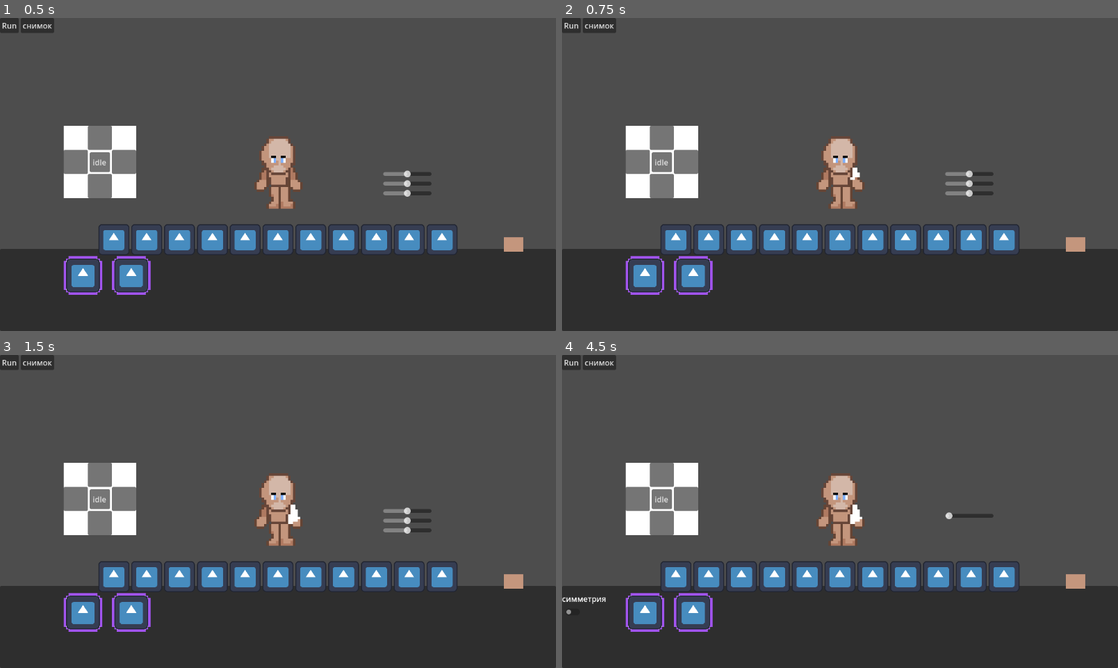
Above: before the commit, frames 1-4 (two rows, left to right).
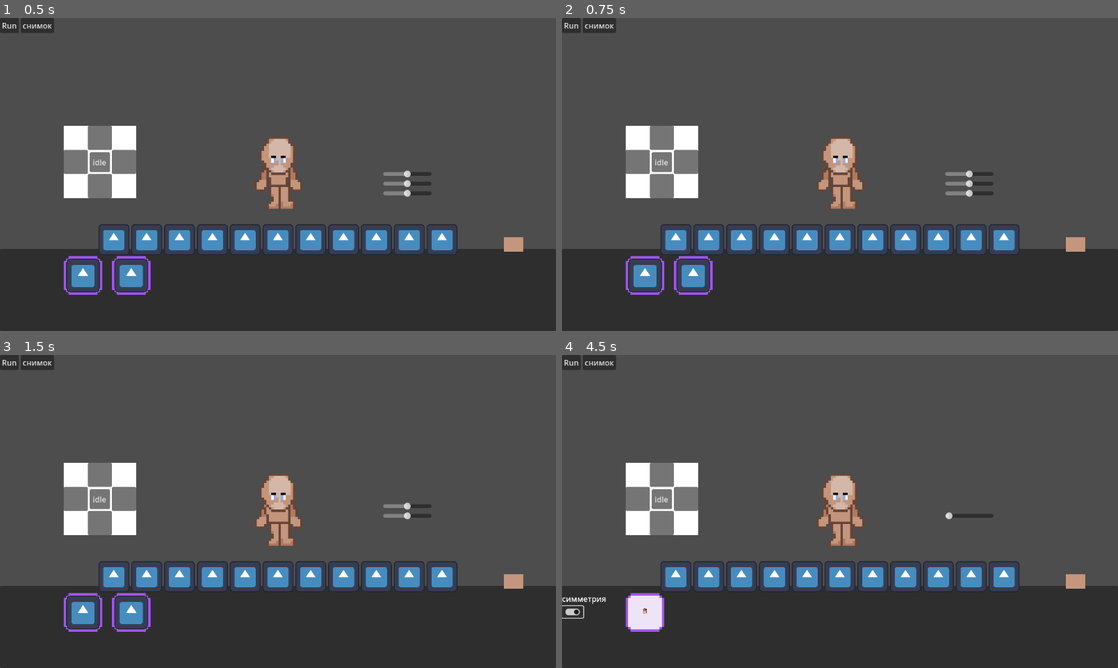
Above: after the commit, the same moments.

Repository: p1petto/CharacterMakerNew
Game: Godot game, scene res://Scenes/maker.tscn
Same seed, same stepped clock (60 frames per second), same inputs: the game is played once before the commit and once after it. The engine's default icon, where the game draws it, is replaced by a stand-in: a white triangle on a blue panel in a dark square.
Inputs (mouse positions are in pixels of both pictures, inside the frame that each line leads up to):
- Up to frame 1 (0.5 s): no input
- Up to frame 2 (0.75 s): click (645, 274) at 0.52 s
- Up to frame 3 (1.5 s): click (133, 611) at 1.27 s
- Up to frame 4 (4.5 s): click (673, 577) at 2 s; click (706, 577) at 2.77 s; click (739, 577) at 3.52 s; click (573, 611) at 4.25 s

Frame 1 is identical in both runs. In frame 2, less than 0.1% of the frame differs, in the area x 51-54%, y 47-52%; in frame 3, 0.7%; in frame 4, 1.7%, in the area x 0-54%, y 47-89%.

Commit message:
added: симметричное изменение динамической одежды

Diff:
--- a/Resources/Clothes/Limbs/LeftSleeve3.tres
+++ b/Resources/Clothes/Limbs/LeftSleeve3.tres
@@ -13,6 +13,6 @@
 left_size = Vector2(20, 20)
 top_size = Vector2(20, 20)
 down_position_walk = Vector2(-15, -18)
-right_position_walk = Vector2(-11, -20)
+right_position_walk = Vector2(-14, -18)
 left_position_walk = Vector2(-8, -19)
 top_position_walk = Vector2(-8, -18)
--- a/Resources/Clothes/Limbs/RightSleeve3.tres
+++ b/Resources/Clothes/Limbs/RightSleeve3.tres
@@ -13,6 +13,6 @@
 left_size = Vector2(20, 20)
 top_size = Vector2(20, 20)
 down_position_walk = Vector2(-8, -18)
-right_position_walk = Vector2(-11, -20)
-left_position_walk = Vector2(-11, -18)
+right_position_walk = Vector2(-14, -19)
+left_position_walk = Vector2(-8, -18)
 top_position_walk = Vector2(-15, -18)
--- a/Scenes/color_picker_button_container.gd
+++ b/Scenes/color_picker_button_container.gd
@@ -19,6 +19,14 @@
 	add_child(color_picker_button)
 	color_picker_button.visible = false
 
-	var character_element = character.find_child(child.name, true, false)
-	if character_element:
+	var character_element
+	if child.is_in_group("DynamicClothesTab"):
+		var target_node = child.catalog_items[0].item_class
+		target_node = character.find_child(target_node, true, false)
+		character_element = target_node.find_child("DynamicClothes", true, false)
 		character_element.color_picker_button = color_picker_button
+		character_element._connect_color_changed_signal()
+		character_element._connect_color()
+	else:
+		character_element = character.find_child(child.name, true, false)
+		character_element.color_picker_button = color_picker_button
--- a/Scenes/conditionally_dynamic_part.tscn
+++ b/Scenes/conditionally_dynamic_part.tscn
@@ -16,6 +16,7 @@
 shader_parameter/radius = 0.5
 shader_parameter/border_width = 0.0
 shader_parameter/border_color = Color(0, 0, 0, 1)
+shader_parameter/newcolor = null
 
 [node name="ConditionallyDynamicPart" type="Node2D"]
 texture_filter = 1
--- a/Scenes/maker.tscn
+++ b/Scenes/maker.tscn
@@ -25,6 +25,7 @@
 [ext_resource type="Resource" uid="uid://c2547tkdm21sm" path="res://Resources/CatalogItems/Clothes/DynamicClothes/Sleeve/standart/Sleeve3.tres" id="23_0wu6d"]
 [ext_resource type="Script" path="res://Scripts/UI/animation_button.gd" id="23_b4y1g"]
 [ext_resource type="PackedScene" uid="uid://b2omgn2er4084" path="res://Scenes/UI/accessorie_panel.tscn" id="23_dbin5"]
+[ext_resource type="Script" path="res://Scripts/Clothes/resource_dynamic_clothes.gd" id="23_jyf5e"]
 [ext_resource type="Resource" uid="uid://1g45qsxi75b6" path="res://Resources/Clothes/Limbs/LeftSleeve2.tres" id="23_k72u1"]
 [ext_resource type="Resource" uid="uid://ca4h3lkt8v78y" path="res://Resources/Clothes/Limbs/LeftSleeve3.tres" id="24_k5f1o"]
 [ext_resource type="Script" path="res://Scripts/UI/animation_controller.gd" id="25_aee7t"]
@@ -74,6 +75,27 @@
 item_class = "RightEye"
 static_element = SubResource("Resource_87sjp")
 
+[sub_resource type="Resource" id="Resource_7a0hw"]
+script = ExtResource("23_jyf5e")
+down_position = Vector2(0, 0)
+right_position = Vector2(0, 0)
+left_position = Vector2(0, 0)
+top_position = Vector2(0, 0)
+down_size = Vector2(0, 0)
+right_size = Vector2(0, 0)
+left_size = Vector2(0, 0)
+top_size = Vector2(0, 0)
+down_position_walk = Vector2(0, 0)
+right_position_walk = Vector2(0, 0)
+left_position_walk = Vector2(0, 0)
+top_position_walk = Vector2(0, 0)
+
+[sub_resource type="Resource" id="Resource_y02ex"]
+script = ExtResource("5_sbt4v")
+item_type = "Dynamic_clothes"
+item_class = "LeftArm"
+dynamic_clothes = SubResource("Resource_7a0hw")
+
 [sub_resource type="Resource" id="Resource_diamt"]
 script = ExtResource("5_sbt4v")
 item_type = "Dynamic_clothes"
@@ -85,6 +107,27 @@
 item_type = "Dynamic_clothes"
 item_class = "LeftArm"
 dynamic_clothes = ExtResource("24_k5f1o")
+
+[sub_resource type="Resource" id="Resource_kq323"]
+script = ExtResource("23_jyf5e")
+down_position = Vector2(0, 0)
+right_position = Vector2(0, 0)
+left_position = Vector2(0, 0)
+top_position = Vector2(0, 0)
+down_size = Vector2(0, 0)
+right_size = Vector2(0, 0)
+left_size = Vector2(0, 0)
+top_size = Vector2(0, 0)
+down_position_walk = Vector2(0, 0)
+right_position_walk = Vector2(0, 0)
+left_position_walk = Vector2(0, 0)
+top_position_walk = Vector2(0, 0)
+
+[sub_resource type="Resource" id="Resource_xwrnx"]
+script = ExtResource("5_sbt4v")
+item_type = "Dynamic_clothes"
+item_class = "RightArm"
+dynamic_clothes = SubResource("Resource_kq323")
 
 [node name="Maker" type="Node2D"]
 texture_filter = 1
@@ -273,13 +316,17 @@
 layout_mode = 2
 catalog_items = Array[ExtResource("5_sbt4v")]([ExtResource("20_emeal"), ExtResource("21_adrnn")])
 
-[node name="LeftSleeve" parent="UI/Catalog/CatalogContainer" instance=ExtResource("4_kavcm")]
-layout_mode = 2
-catalog_items = Array[ExtResource("5_sbt4v")]([SubResource("Resource_diamt"), SubResource("Resource_jvjqr")])
-
-[node name="RightSleeve" parent="UI/Catalog/CatalogContainer" instance=ExtResource("4_kavcm")]
-layout_mode = 2
-catalog_items = Array[ExtResource("5_sbt4v")]([ExtResource("25_ot8fs"), ExtResource("23_0wu6d")])
+[node name="LeftSleeve" parent="UI/Catalog/CatalogContainer" node_paths=PackedStringArray("linked_symmetrical_element") groups=["DynamicClothesTab"] instance=ExtResource("4_kavcm")]
+visible = false
+layout_mode = 2
+catalog_items = Array[ExtResource("5_sbt4v")]([SubResource("Resource_y02ex"), SubResource("Resource_diamt"), SubResource("Resource_jvjqr")])
+linked_symmetrical_element = NodePath("../RightSleeve")
+
+[node name="RightSleeve" parent="UI/Catalog/CatalogContainer" node_paths=PackedStringArray("linked_symmetrical_element") groups=["DynamicClothesTab"] instance=ExtResource("4_kavcm")]
+visible = false
+layout_mode = 2
+catalog_items = Array[ExtResource("5_sbt4v")]([SubResource("Resource_xwrnx"), ExtResource("25_ot8fs"), ExtResource("23_0wu6d")])
+linked_symmetrical_element = NodePath("../LeftSleeve")
 
 [node name="ButtonsScrollContainer" type="ScrollContainer" parent="UI/Catalog"]
 custom_minimum_size = Vector2(0, 64.295)
--- a/Scripts/ConditionallyDynamicPart/conditionally_dynamic_part.gd
+++ b/Scripts/ConditionallyDynamicPart/conditionally_dynamic_part.gd
@@ -156,3 +156,4 @@
 func initialize_dynamic_clothes(clothes):
 	dynamic_clothes.resource_dynamic_clothes = clothes
 	dynamic_clothes.change_direction()
+	dynamic_clothes.set_start_color()
--- a/Scripts/Shaders/CD_color_rect_clothes.gdshader
+++ b/Scripts/Shaders/CD_color_rect_clothes.gdshader
@@ -3,6 +3,7 @@
 uniform float radius : hint_range(0.0, 1.0) = 0.5;
 uniform float border_width : hint_range(0.0, 0.5) = 0.0;
 uniform vec4 border_color : source_color = vec4(0.0, 0.0, 0.0, 1.0);
+uniform vec4 newcolor : source_color;
 
 void fragment() {
     // Преобразуем координаты UV так, чтобы центр был в (0.5, 0.5)
--- a/Scripts/UI/catalog.gd
+++ b/Scripts/UI/catalog.gd
@@ -60,17 +60,18 @@
 		if linked_check_button and linked_check_button.get_node("CheckButton").button_pressed != toggled_on:
 			linked_check_button.get_node("CheckButton").set_pressed_no_signal(toggled_on)
 
+		var linked_node
+		var current_node
 		# Поиск ноды внутри character или его дочерних элементов
-		var current_node = character.find_child(str(current_tab.name), true, false)
-		var linked_node = character.find_child(str(linked_tab.name), true, false)
+		if !current_tab.is_in_group("DynamicClothesTab"):
+			current_node = character.find_child(str(current_tab.name), true, false)
+			linked_node = character.find_child(str(linked_tab.name), true, false)
 
-		# Проверка, что ноды найдены
-		if current_node:
-			current_node.is_symmetrical = toggled_on
 		else:
-			print("Ошибка: Не найдена нода для", current_tab.name)
+			current_node = character.find_child(str(current_tab.catalog_items[0].item_class), true, false)
+			current_node = current_node.find_child("DynamicClothes", true, false)
+			linked_node = character.find_child(str(current_tab.linked_symmetrical_element.catalog_items[0].item_class), true, false)
+			linked_node = linked_node.find_child("DynamicClothes", true, false)
 
-		if linked_node:
-			linked_node.is_symmetrical = toggled_on
-		else:
-			print("Ошибка: Не найдена нода для", linked_tab.name)
+		current_node.is_symmetrical = toggled_on
+		linked_node.is_symmetrical = toggled_on
--- a/Scripts/UI/catalog_list.gd
+++ b/Scripts/UI/catalog_list.gd
@@ -136,3 +136,11 @@
 	var part = catalog_items[slot_index].dynamic_clothes
 	var current_node = character.get_node(item_class)
 	current_node.initialize_dynamic_clothes(part)
+
+	if linked_symmetrical_element:
+		var check_button = get_node("CustomCheckButton/CheckButton")
+		if check_button.button_pressed:
+			var linked_part = linked_symmetrical_element.catalog_items[slot_index].dynamic_clothes
+			var linked_item_class = linked_symmetrical_element.catalog_items[slot_index].item_class
+			var linked_node = character.get_node(linked_item_class)
+			linked_node.initialize_dynamic_clothes(part)
--- a/Scripts/dynamic_clothes.gd
+++ b/Scripts/dynamic_clothes.gd
@@ -1,6 +1,48 @@
 extends ColorRect
 
+var is_symmetrical = false
 var resource_dynamic_clothes: DynamicClothes
+var color_picker_button
+var cur_color: Color = Color(1, 1, 1)
+var start_color: Color = Color(1, 1, 1)
+
+var root
+var character
+var catallog
+
+func _ready() -> void:
+	root = get_tree().root
+	character = root.find_child("Character", true, false)
+	catallog = root.find_child("Catalog", true, false)
+
+func _connect_color_changed_signal():
+	color_picker_button.color_changed.connect(_on_color_changed)
+
+func _connect_color():
+	color_picker_button._on_color_picker_color_changed(cur_color)
+	color_picker_button.color_picker.color = cur_color
+	set_start_color()
+
+func set_start_color() -> void:
+	_on_color_changed(start_color)
+	color_picker_button.color_picker.color = start_color
+	print (start_color)
+
+func _on_color_changed(new_color: Color) -> void:
+	cur_color = new_color
+	self_modulate = cur_color
+	color_picker_button.set_new_bg_color(new_color)
+
+	if is_symmetrical:
+		var target_node = catallog.current_tab.linked_symmetrical_element.catalog_items[0].item_class
+		target_node = character.find_child(target_node, true, false)
+		var cur_linked_element = target_node.find_child("DynamicClothes", true, false)
+		cur_linked_element.self_modulate = cur_color
+		cur_linked_element.color_picker_button.set_new_bg_color(new_color)
+
+
+
+
 
 func change_direction() -> void:
 
--- a/project.godot
+++ b/project.godot
@@ -35,6 +35,7 @@
 Accessorie=""
 DynamicTab=""
 ConditionallyDynamicTab=""
+DynamicClothesTab=""
 
 [rendering]
 
Not shown: 1 places in Scenes/maker.tscn that only renumber resources
